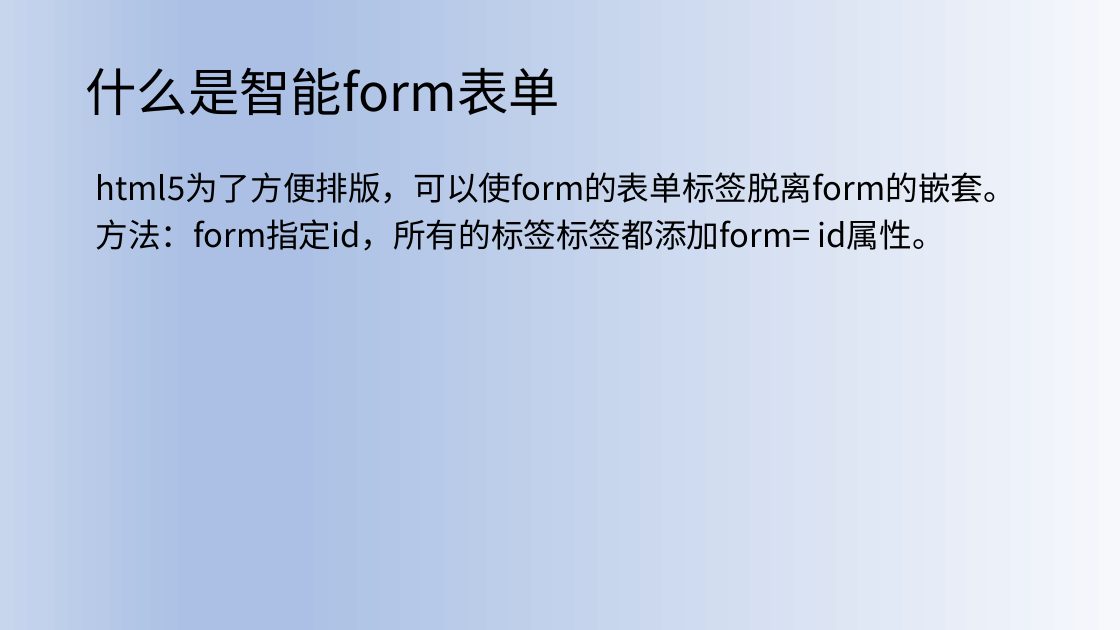
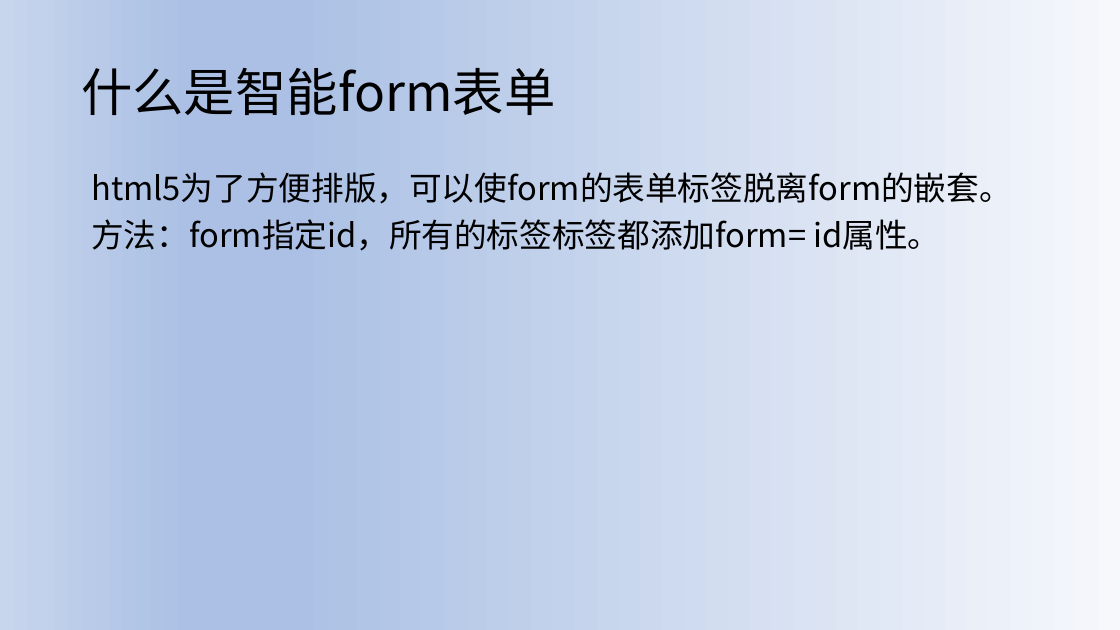
Before and after one commit to johnjackson/H5C3, a slide deck: slide 2 of 第2单元-表单/第二单元form表单.pptx. Drawn at 1120x630 pixels with LibreOffice and Linux fonts; fonts in the diff are those of the drawing. Boxes give left, top, right and bottom in pixels: in the first picture for what was removed or moved away, otherwise in the second. Text is boxed around its words. In the diff, an @@ line names an element or a change of style, - is before the commit and + after.

```diff
--- a/第2单元-表单/第二单元form表单.pptx
+++ b/第2单元-表单/第二单元form表单.pptx
@@ title "什么是智能form表单" moved from (x1=85, y1=68, x2=559, y2=115) to (x1=81, y1=68, x2=555, y2=115) @@
@@ text "html5为了方便排版，可以使form的表单标签脱离form的嵌套。" at (x1=91, y1=166, x2=1012, y2=255): indent changed @@
```
Also in this commit, not shown: 10 other slides changed, 4 other files.
